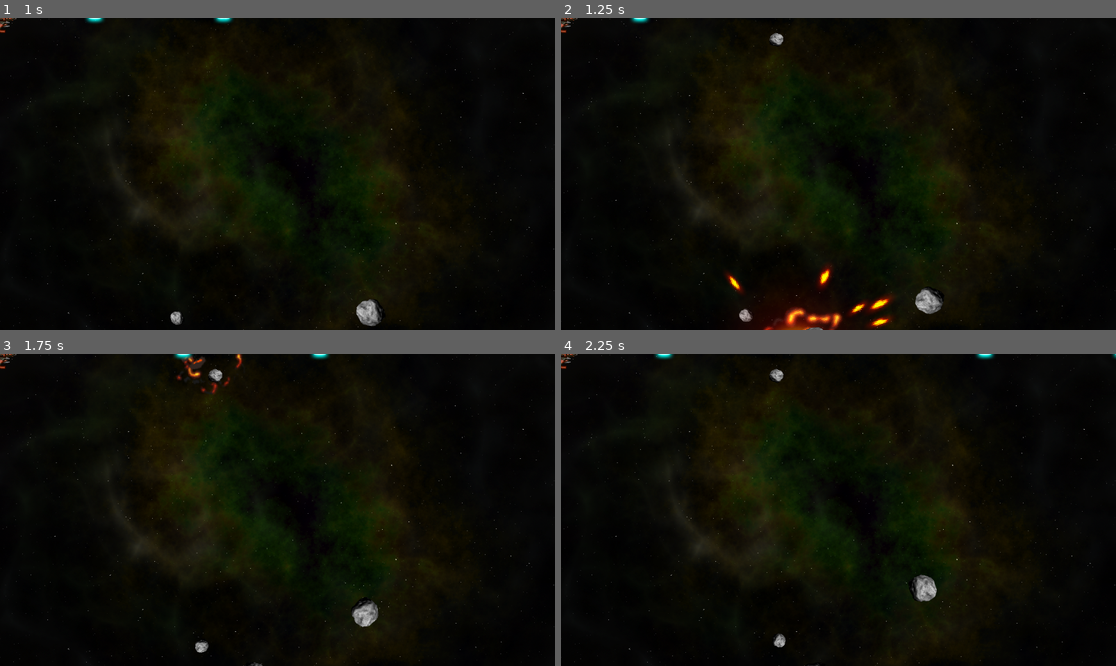
Above: before the commit, frames 1-4 (two rows, left to right).
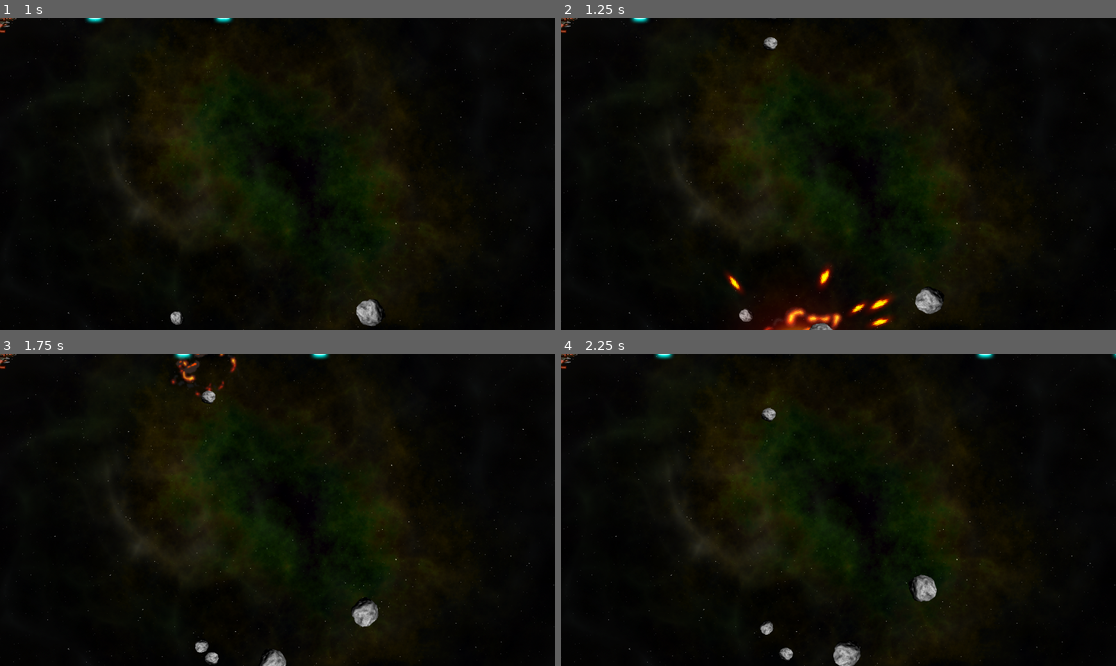
Above: after the commit, the same moments.

Repository: zenoplex/space-rocks
Game: Godot game, scene res://Main/main.tscn
Two runs of this game, one before a commit and one after it. Both use one fixed random seed, a clock stepped at 60 frames per second and the inputs below. The project has no main scene, so this scene is started directly.
Inputs:
- Up to frame 1 (1 s): hold D (rotate_right) from 0.53 s (still down); hold Space (shoot) from 0.53 s (still down)
- Up to frame 2 (1.25 s): keep holding D (rotate_right); keep holding Space (shoot)
- Up to frame 3 (1.75 s): release D (rotate_right) at 1.28 s; release Space (shoot) at 1.28 s; hold A (rotate_left) from 1.28 s (still down); tap Space (shoot) at 1.35 s
- Up to frame 4 (2.25 s): release A (rotate_left) at 2.03 s; hold D (rotate_right) from 2.03 s (still down); hold Space (shoot) from 2.03 s (still down)

Frame 1 is identical in both runs. In frame 2, 0.2% of the frame differs, in the area x 36-49%, y 0-100%; in frame 3, 0.9%, in the area x 30-52%, y 0-100%; in frame 4, 0.7%.

Commit message:
fix: Emit last known linear_velocity

Diff:
--- a/rock/rock.gd
+++ b/rock/rock.gd
@@ -36,10 +36,11 @@
 func explode() -> void:
 	$CollisionShape2D.set_deferred("disabled", true)
 	$Sprite2D.hide()
+
+	exploded.emit(size, radius, position, linear_velocity)
 	linear_velocity = Vector2.ZERO
 	angular_velocity = 0
 
-	exploded.emit(size, radius, position, linear_velocity)
 	$Explosion/AnimationPlayer.play("explosion")
 	$Explosion.show()
 	await $Explosion/AnimationPlayer.animation_finished
